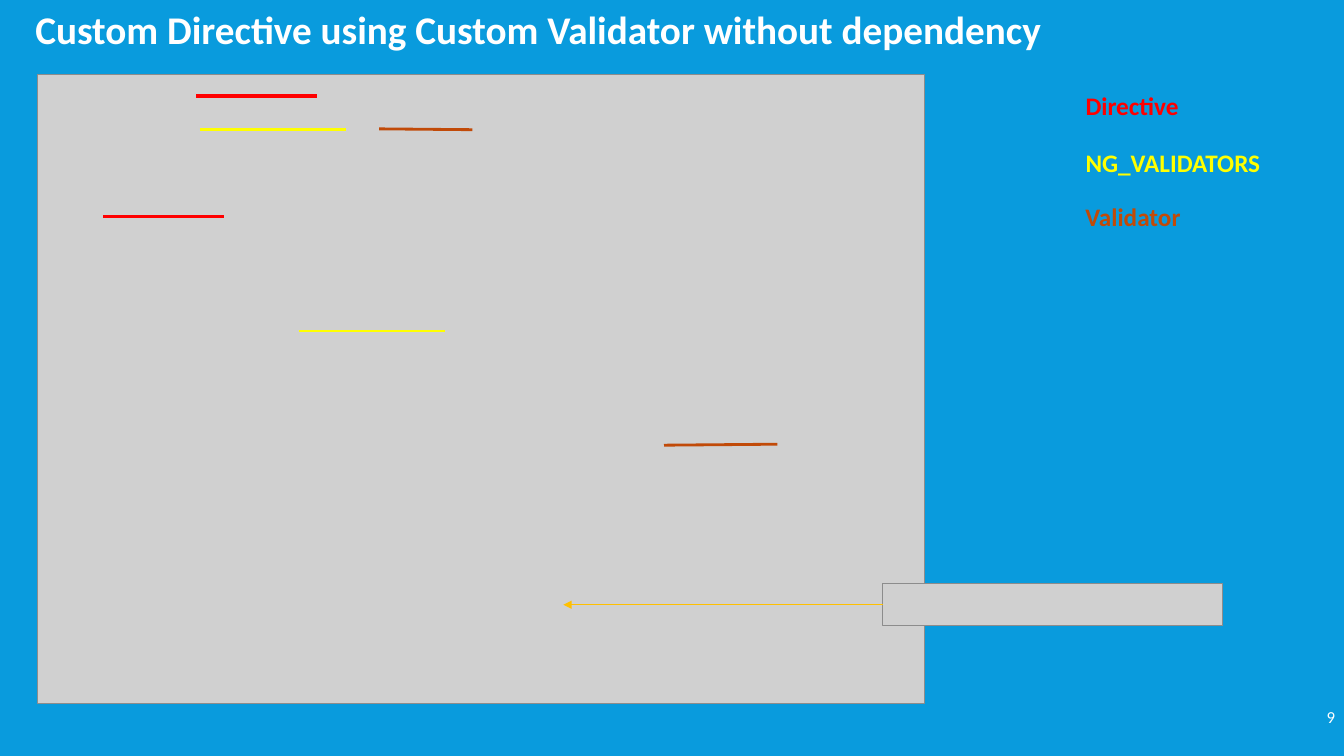
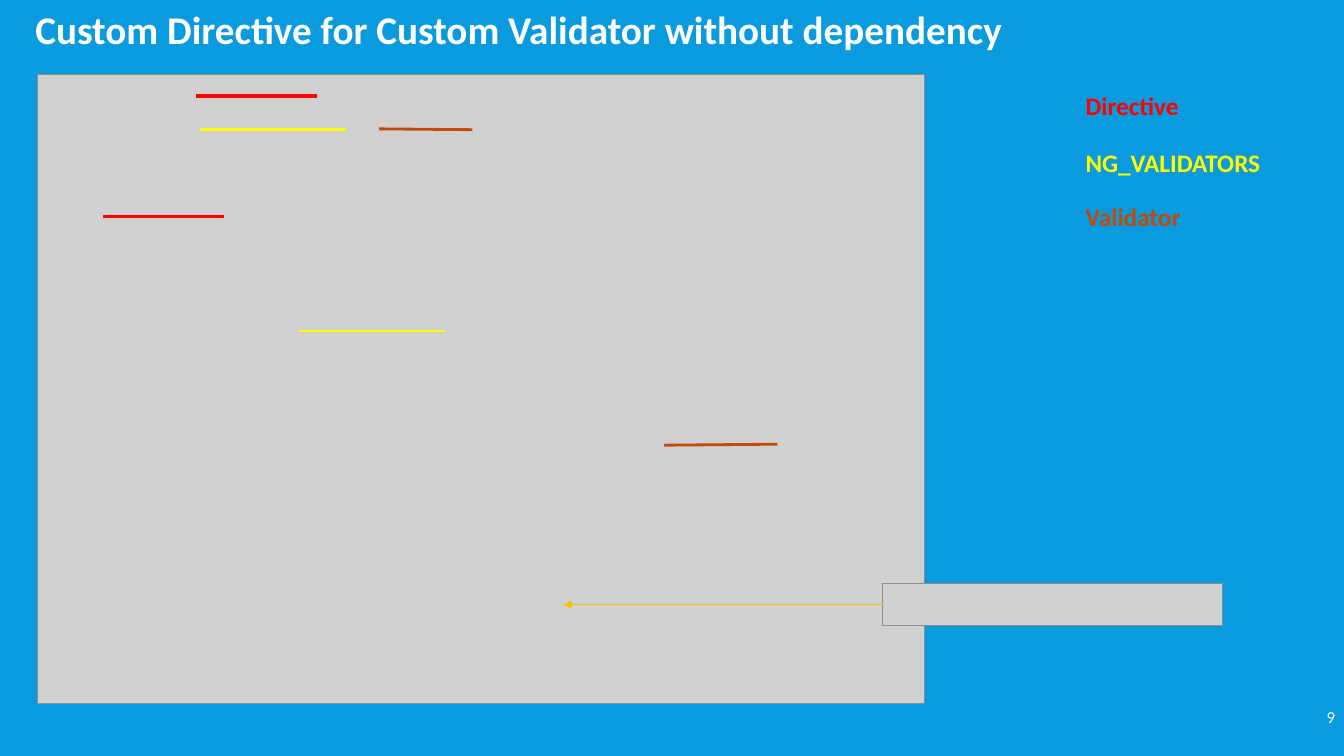
Before and after one commit to timmyktom/angular_validator_directive, a slide deck: slide 9 of Custom Validator & Directive.pptx. Drawn at 1344x756 pixels with LibreOffice and Linux fonts; fonts in the diff are those of the drawing; grey boxes stand for pictures. Boxes give left, top, right and bottom in pixels: in the first picture for what was removed or moved away, otherwise in the second. Text is boxed around its words. In the diff, an @@ line names an element or a change of style, - is before the commit and + after.

Commit message:
updated ppt

```diff
--- a/Custom Validator & Directive.pptx
+++ b/Custom Validator & Directive.pptx
@@ text at [35,16,1002,50]: text changed @@
-Custom Directive using Custom Validator without dependency
+Custom Directive for Custom Validator without dependency
```
Also in this commit, not shown: 4 other slides changed, 1 slide removed.
